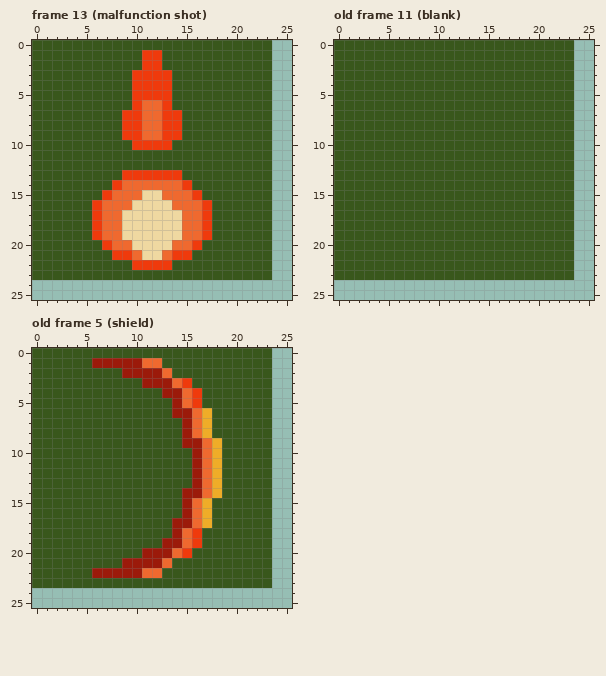
Two versions of one pixel-art file, gfx/dice-faces.aseprite. Above is the file before it was changed.
32x32 pixels, 16 frames. Shown: frame 13 (malfunction shot): x 0..25, y 0..25; old frame 11 (blank): x 0..25, y 0..25; old frame 5 (shield): x 0..25, y 0..25. The commit also changed other frames, which this record leaves out.
Once edited:
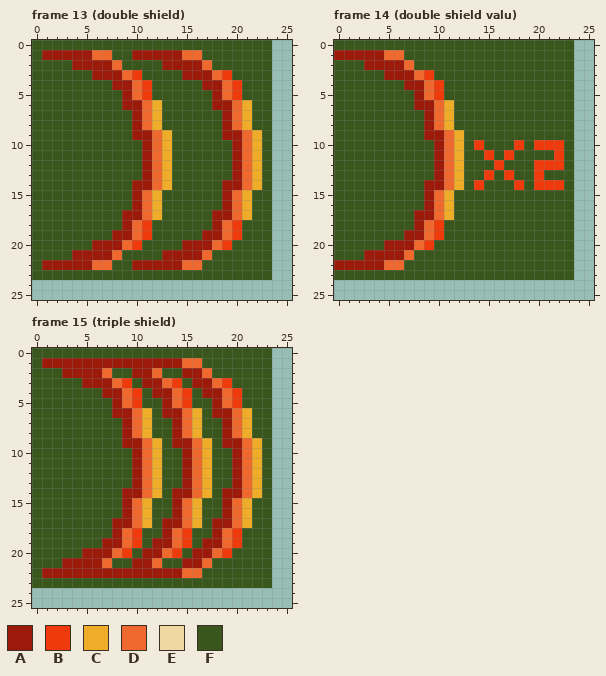
Palette (. is transparent): A #9b1a0a  B #ef3a0c  C #efac28  D #ef692f  E #efd8a1  F #39571c
A new or re-ordered frame is compared with the old frame closest to it.
Change:
frames 16 -> 23
--- frame 13 (double shield), layer "Layer 1"
@@ x 0..25 @@
  0 FFFFFFFFFFFFFFFFFFFFFFFF..
- 1 FFFFFFFFFFFBBFFFFFFFFFFF..
- 2 FFFFFFFFFFFBBFFFFFFFFFFF..
- 3 FFFFFFFFFFBBBBFFFFFFFFFF..
- 4 FFFFFFFFFFBBBBFFFFFFFFFF..
- 5 FFFFFFFFFFBBBBFFFFFFFFFF..
- 6 FFFFFFFFFFBDDBFFFFFFFFFF..
- 7 FFFFFFFFFBBDDBBFFFFFFFFF..
- 8 FFFFFFFFFBBDDBBFFFFFFFFF..
- 9 FFFFFFFFFBBDDBBFFFFFFFFF..
-10 FFFFFFFFFFBBBBFFFFFFFFFF..
-11 FFFFFFFFFFFFFFFFFFFFFFFF..
-12 FFFFFFFFFFFFFFFFFFFFFFFF..
-13 FFFFFFFFFBBBBBBFFFFFFFFF..
-14 FFFFFFFFBDDDDDDBFFFFFFFF..
-15 FFFFFFFBDDDEEDDDBFFFFFFF..
-16 FFFFFFBDDDEEEEDDDBFFFFFF..
-17 FFFFFFBDDEEEEEEDDBFFFFFF..
-18 FFFFFFBDDEEEEEEDDBFFFFFF..
-19 FFFFFFBDDEEEEEEDDBFFFFFF..
-20 FFFFFFFBDDEEEEDDBFFFFFFF..
-21 FFFFFFFFBBDEEDBBFFFFFFFF..
-22 FFFFFFFFFFBBBBFFFFFFFFFF..
+ 1 FAAAAADDFFAAAAADDFFFFFFF..
+ 2 FFFFAAAADFFFFAAAADFFFFFF..
+ 3 FFFFFFAAADBFFFFAAADBFFFF..
+ 4 FFFFFFFFAADBFFFFFAADBFFF..
+ 5 FFFFFFFFFADBFFFFFFADBFFF..
+ 6 FFFFFFFFFAADCFFFFFAADCFF..
+ 7 FFFFFFFFFFADCFFFFFFADCFF..
+ 8 FFFFFFFFFFADCFFFFFFADCFF..
+ 9 FFFFFFFFFFAADCFFFFFAADCF..
+10 FFFFFFFFFFFADCFFFFFFADCF..
+11 FFFFFFFFFFFADCFFFFFFADCF..
+12 FFFFFFFFFFFADCFFFFFFADCF..
+13 FFFFFFFFFFFADCFFFFFFADCF..
+14 FFFFFFFFFFAADCFFFFFAADCF..
+15 FFFFFFFFFFADCFFFFFFADCFF..
+16 FFFFFFFFFFADCFFFFFFADCFF..
+17 FFFFFFFFFAADCFFFFFAADCFF..
+18 FFFFFFFFFADBFFFFFFADBFFF..
+19 FFFFFFFFAADBFFFFFAADBFFF..
+20 FFFFFFAAADBFFFFAAADBFFFF..
+21 FFFFAAAADFFFFAAAADFFFFFF..
+22 FAAAAADDFFAAAAADDFFFFFFF..
 23 FFFFFFFFFFFFFFFFFFFFFFFF..
--- frame 14 (double shield valu) is new; against old frame 11 (blank), layer "Layer 1"
@@ x 0..25 @@
  0 FFFFFFFFFFFFFFFFFFFFFFFF..
- 1 FFFFFFFFFFFFFFFFFFFFFFFF..
- 2 FFFFFFFFFFFFFFFFFFFFFFFF..
- 3 FFFFFFFFFFFFFFFFFFFFFFFF..
- 4 FFFFFFFFFFFFFFFFFFFFFFFF..
- 5 FFFFFFFFFFFFFFFFFFFFFFFF..
- 6 FFFFFFFFFFFFFFFFFFFFFFFF..
- 7 FFFFFFFFFFFFFFFFFFFFFFFF..
- 8 FFFFFFFFFFFFFFFFFFFFFFFF..
- 9 FFFFFFFFFFFFFFFFFFFFFFFF..
-10 FFFFFFFFFFFFFFFFFFFFFFFF..
-11 FFFFFFFFFFFFFFFFFFFFFFFF..
-12 FFFFFFFFFFFFFFFFFFFFFFFF..
-13 FFFFFFFFFFFFFFFFFFFFFFFF..
-14 FFFFFFFFFFFFFFFFFFFFFFFF..
-15 FFFFFFFFFFFFFFFFFFFFFFFF..
-16 FFFFFFFFFFFFFFFFFFFFFFFF..
-17 FFFFFFFFFFFFFFFFFFFFFFFF..
-18 FFFFFFFFFFFFFFFFFFFFFFFF..
-19 FFFFFFFFFFFFFFFFFFFFFFFF..
-20 FFFFFFFFFFFFFFFFFFFFFFFF..
-21 FFFFFFFFFFFFFFFFFFFFFFFF..
-22 FFFFFFFFFFFFFFFFFFFFFFFF..
+ 1 AAAAADDFFFFFFFFFFFFFFFFF..
+ 2 FFFAAAADFFFFFFFFFFFFFFFF..
+ 3 FFFFFAAADBFFFFFFFFFFFFFF..
+ 4 FFFFFFFAADBFFFFFFFFFFFFF..
+ 5 FFFFFFFFADBFFFFFFFFFFFFF..
+ 6 FFFFFFFFAADCFFFFFFFFFFFF..
+ 7 FFFFFFFFFADCFFFFFFFFFFFF..
+ 8 FFFFFFFFFADCFFFFFFFFFFFF..
+ 9 FFFFFFFFFAADCFFFFFFFFFFF..
+10 FFFFFFFFFFADCFBFFFBFBBBF..
+11 FFFFFFFFFFADCFFBFBFFFFBF..
+12 FFFFFFFFFFADCFFFBFFFBBBF..
+13 FFFFFFFFFFADCFFBFBFFBFFF..
+14 FFFFFFFFFAADCFBFFFBFBBBF..
+15 FFFFFFFFFADCFFFFFFFFFFFF..
+16 FFFFFFFFFADCFFFFFFFFFFFF..
+17 FFFFFFFFAADCFFFFFFFFFFFF..
+18 FFFFFFFFADBFFFFFFFFFFFFF..
+19 FFFFFFFAADBFFFFFFFFFFFFF..
+20 FFFFFAAADBFFFFFFFFFFFFFF..
+21 FFFAAAADFFFFFFFFFFFFFFFF..
+22 AAAAADDFFFFFFFFFFFFFFFFF..
 23 FFFFFFFFFFFFFFFFFFFFFFFF..
--- frame 15 (triple shield) is new; against old frame 5 (shield), layer "Layer 1"
@@ x 0..25 @@
  0 FFFFFFFFFFFFFFFFFFFFFFFF..
- 1 FFFFFFAAAAADDFFFFFFFFFFF..
- 2 FFFFFFFFFAAAADFFFFFFFFFF..
- 3 FFFFFFFFFFFAAADBFFFFFFFF..
- 4 FFFFFFFFFFFFFAADBFFFFFFF..
- 5 FFFFFFFFFFFFFFADBFFFFFFF..
- 6 FFFFFFFFFFFFFFAADCFFFFFF..
- 7 FFFFFFFFFFFFFFFADCFFFFFF..
- 8 FFFFFFFFFFFFFFFADCFFFFFF..
- 9 FFFFFFFFFFFFFFFAADCFFFFF..
-10 FFFFFFFFFFFFFFFFADCFFFFF..
-11 FFFFFFFFFFFFFFFFADCFFFFF..
-12 FFFFFFFFFFFFFFFFADCFFFFF..
-13 FFFFFFFFFFFFFFFFADCFFFFF..
-14 FFFFFFFFFFFFFFFAADCFFFFF..
-15 FFFFFFFFFFFFFFFADCFFFFFF..
-16 FFFFFFFFFFFFFFFADCFFFFFF..
-17 FFFFFFFFFFFFFFAADCFFFFFF..
-18 FFFFFFFFFFFFFFADBFFFFFFF..
-19 FFFFFFFFFFFFFAADBFFFFFFF..
-20 FFFFFFFFFFFAAADBFFFFFFFF..
-21 FFFFFFFFFAAAADFFFFFFFFFF..
-22 FFFFFFAAAAADDFFFFFFFFFFF..
+ 1 FAAAAAAAAAAAAAADDFFFFFFF..
+ 2 FFFAAAADFFAADFFAADFFFFFF..
+ 3 FFFFFAAADBFAADBFAADBFFFF..
+ 4 FFFFFFFAADBFAADBFAADBFFF..
+ 5 FFFFFFFFADBFFADBFFADBFFF..
+ 6 FFFFFFFFAADCFAADCFAADCFF..
+ 7 FFFFFFFFFADCFFADCFFADCFF..
+ 8 FFFFFFFFFADCFFADCFFADCFF..
+ 9 FFFFFFFFFAADCFAADCFAADCF..
+10 FFFFFFFFFFADCFFADCFFADCF..
+11 FFFFFFFFFFADCFFADCFFADCF..
+12 FFFFFFFFFFADCFFADCFFADCF..
+13 FFFFFFFFFFADCFFADCFFADCF..
+14 FFFFFFFFFAADCFAADCFAADCF..
+15 FFFFFFFFFADCFFADCFFADCFF..
+16 FFFFFFFFFADCFFADCFFADCFF..
+17 FFFFFFFFAADCFAADCFAADCFF..
+18 FFFFFFFFADBFFADBFFADBFFF..
+19 FFFFFFFAADBFAADBFAADBFFF..
+20 FFFFFAAADBFAADBFAADBFFFF..
+21 FFFAAAADFFAADFFAADFFFFFF..
+22 FAAAAAAAAAAAAAADDFFFFFFF..
 23 FFFFFFFFFFFFFFFFFFFFFFFF..
